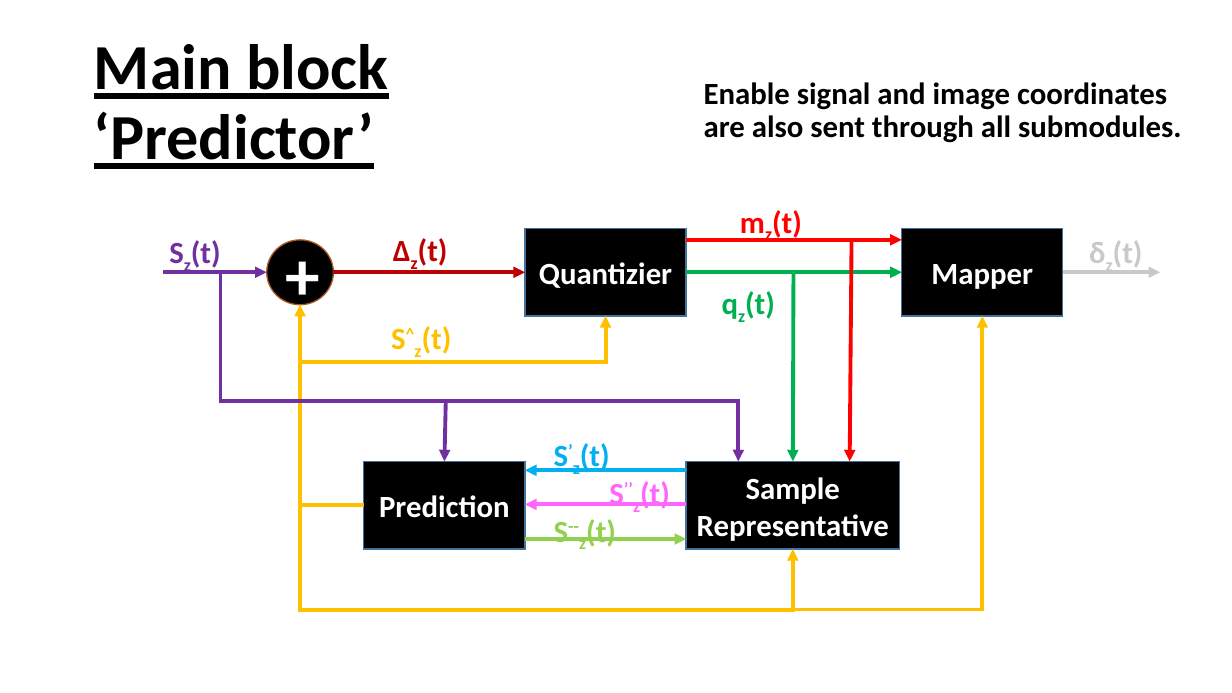
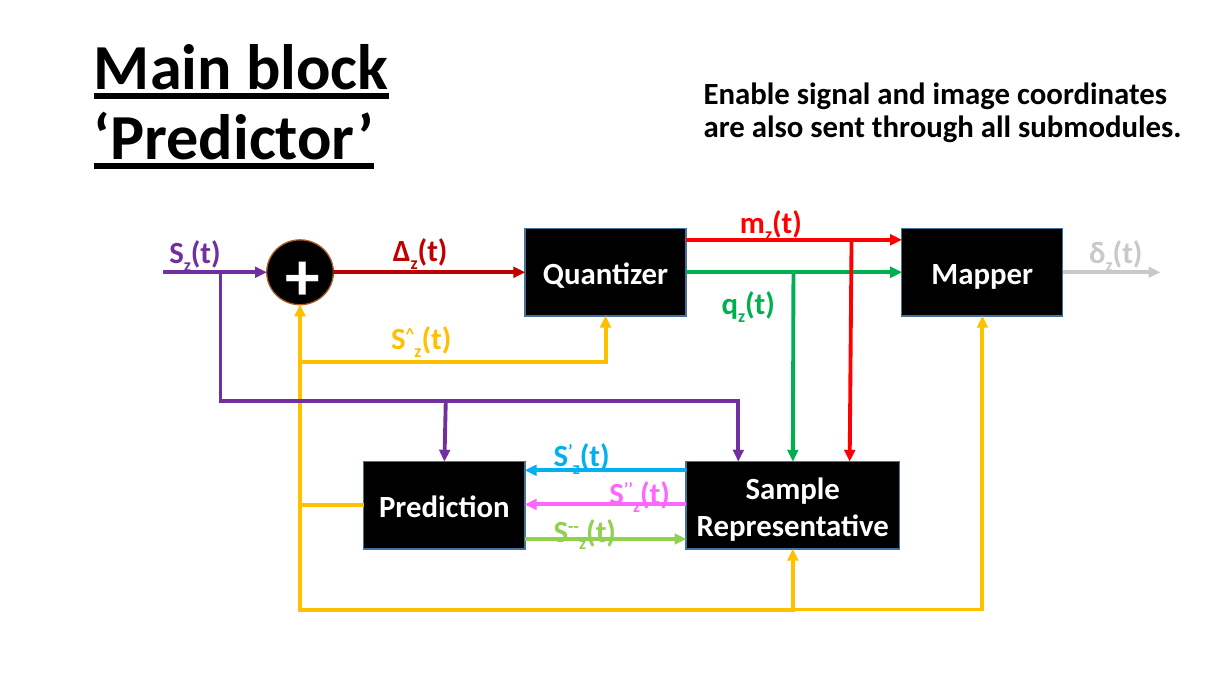
Before and after one commit to CristianG89/CCSDS123_Issue2, a slide deck: slide 2 of Block diagram.pptx. Drawn at 1232x693 pixels with LibreOffice and Linux fonts; fonts in the diff are those of the drawing. Boxes give left, top, right and bottom in pixels: in the first picture for what was removed or moved away, otherwise in the second. Text is boxed around its words. In the diff, an @@ line names an element or a change of style, - is before the commit and + after.

Commit message:
Predictor block updated. TBC on Master Thesis

```diff
--- a/Block diagram.pptx
+++ b/Block diagram.pptx
@@ text in rectangle at (543,262,668,288): text changed @@
-Quantizier
+Quantizer
```
Also in this commit, not shown: 2 other slides changed, 5 slides added, 23 other files.
